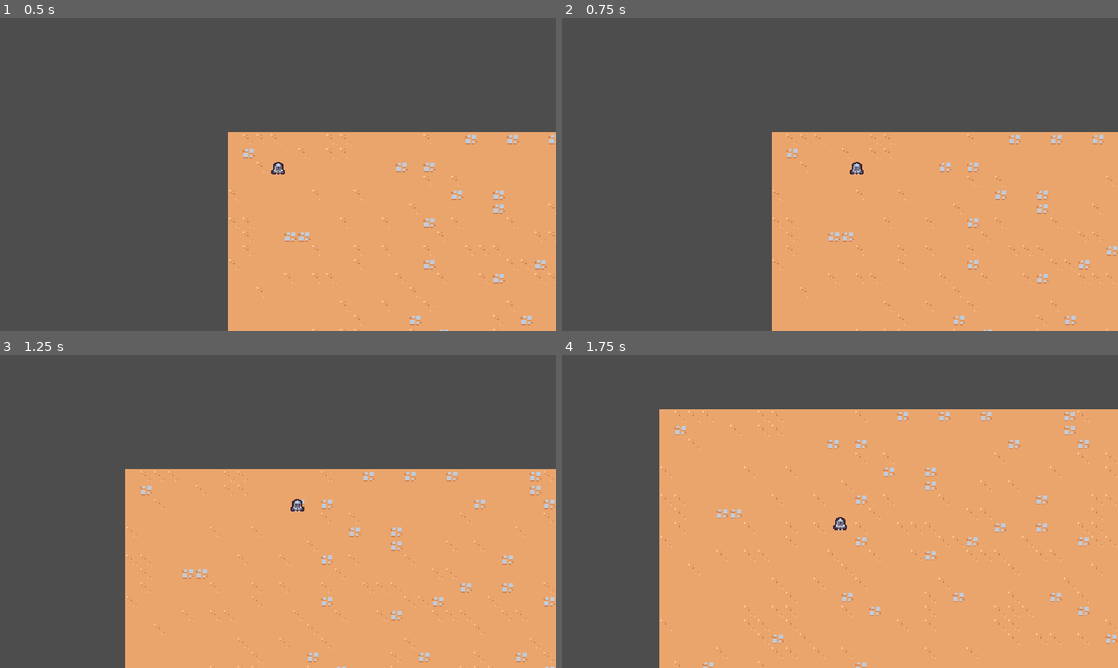
Above: before the commit, frames 1-4 (two rows, left to right).
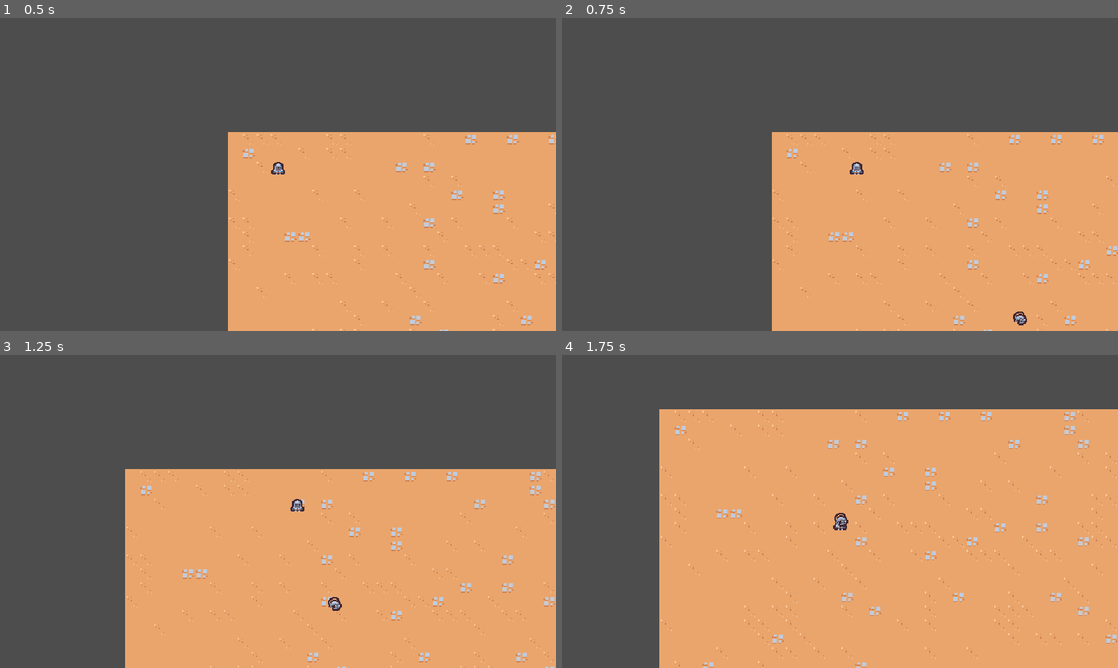
Above: after the commit, the same moments.

Repository: EricksonSiqueira/2DSurvivorsCourse
Game: Godot game, scene res://scenes/main/main.tscn
The game is run twice, just before and just after one commit, with the same random seed, the same clock (stepped at 60 frames per second) and the same inputs.
Inputs:
- Up to frame 1 (0.5 s): no input
- Up to frame 2 (0.75 s): hold D (move_right) from 0.53 s (still down)
- Up to frame 3 (1.25 s): keep holding D (move_right)
- Up to frame 4 (1.75 s): release D (move_right) at 1.28 s; hold S (move_down) from 1.28 s (still down)

Frame 1 is identical in both runs. In frame 2, less than 0.1% of the frame differs, in the area x 81-84%, y 93-99%; in frame 3, less than 0.1%, in the area x 59-62%, y 77-82%; in frame 4, less than 0.1%.

Commit message:
feat: create first enemy

Diff:
--- /dev/null
+++ b/scenes/basic_enemy/basic_enemy.gd
@@ -0,0 +1,23 @@
+extends CharacterBody2D
+
+const MAX_SPEED = 150
+
+# Called when the node enters the scene tree for the first time.
+func _ready():
+	pass # Replace with function body.
+
+
+# Called every frame. 'delta' is the elapsed time since the previous frame.
+func _process(delta):
+	var direction = get_direction_to_player()
+	velocity = direction * MAX_SPEED
+	move_and_slide()
+
+
+func get_direction_to_player():
+	var player_node = get_tree().get_first_node_in_group("player")
+
+	if player_node != null:
+		return (player_node.global_position - global_position).normalized()
+
+	return Vector2.ZERO
--- /dev/null
+++ b/scenes/basic_enemy/basic_enemy.tscn
@@ -0,0 +1,19 @@
+[gd_scene load_steps=4 format=3 uid="uid://dy80dhfmp15mr"]
+
+[ext_resource type="Script" path="res://scenes/basic_enemy/basic_enemy.gd" id="1_ifm7p"]
+[ext_resource type="Texture2D" uid="uid://dxdduqbducyyn" path="res://scenes/basic_enemy/basic_enemy.png" id="2_usfvk"]
+
+[sub_resource type="CircleShape2D" id="CircleShape2D_uqmhv"]
+radius = 6.0
+
+[node name="BasicEnemy" type="CharacterBody2D"]
+collision_layer = 0
+script = ExtResource("1_ifm7p")
+
+[node name="Sprite2D" type="Sprite2D" parent="."]
+texture = ExtResource("2_usfvk")
+offset = Vector2(0, -4)
+
+[node name="CollisionShape2D" type="CollisionShape2D" parent="."]
+position = Vector2(0, -4)
+shape = SubResource("CircleShape2D_uqmhv")
--- a/scenes/main/main.tscn
+++ b/scenes/main/main.tscn
@@ -1,8 +1,9 @@
-[gd_scene load_steps=4 format=3 uid="uid://bsxlxlo54ik0d"]
+[gd_scene load_steps=5 format=3 uid="uid://bsxlxlo54ik0d"]
 
 [ext_resource type="PackedScene" uid="uid://d3fh6aid1yfwp" path="res://scenes/game_camera/game_camera.tscn" id="1_00esh"]
 [ext_resource type="PackedScene" uid="uid://der2tnpnp5pna" path="res://scenes/player/player.tscn" id="1_urxhg"]
 [ext_resource type="TileSet" uid="uid://dgurgy57nj7gi" path="res://resources/tileset.tres" id="2_aghua"]
+[ext_resource type="PackedScene" uid="uid://dy80dhfmp15mr" path="res://scenes/basic_enemy/basic_enemy.tscn" id="4_l6yuy"]
 
 [node name="Main" type="Node"]
 
@@ -15,3 +16,6 @@
 
 [node name="Player" parent="." instance=ExtResource("1_urxhg")]
 position = Vector2(58, 49)
+
+[node name="BasicEnemy" parent="." instance=ExtResource("4_l6yuy")]
+position = Vector2(375, 287)
--- a/scenes/player/player.tscn
+++ b/scenes/player/player.tscn
@@ -7,6 +7,7 @@
 radius = 5.0
 
 [node name="Player" type="CharacterBody2D" groups=["player"]]
+collision_layer = 0
 script = ExtResource("1_kqu4o")
 
 [node name="Sprite2D" type="Sprite2D" parent="."]
Binary file added: scenes/basic_enemy/basic_enemy.png
Not shown, added: scenes/basic_enemy/basic_enemy.png.import
